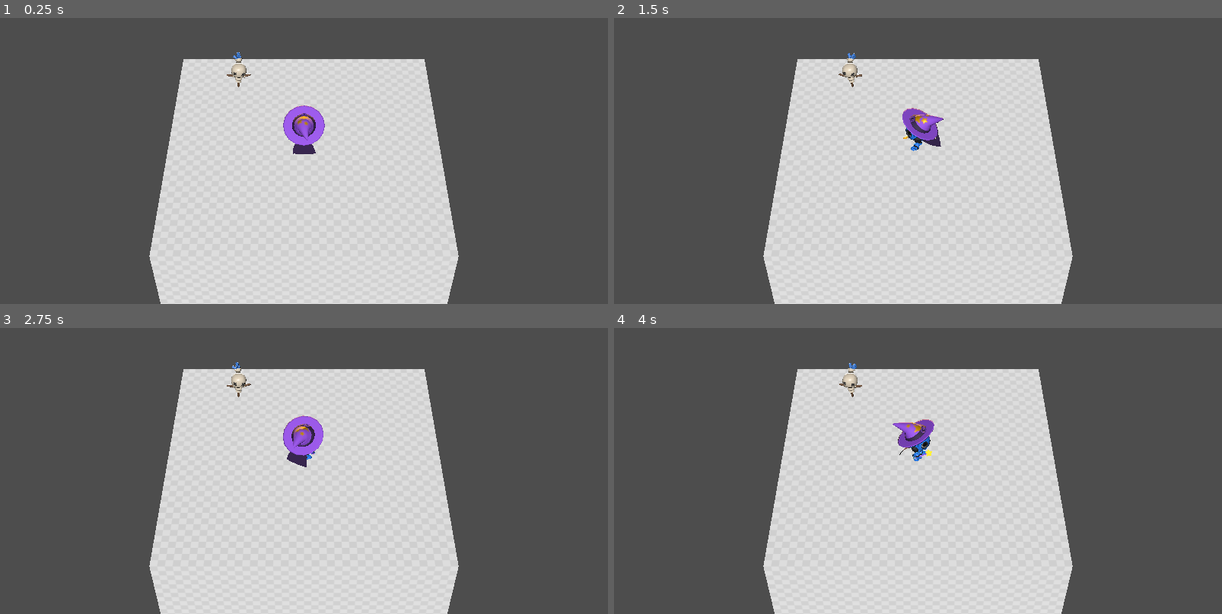
Above: before the commit, frames 1-4 (two rows, left to right).
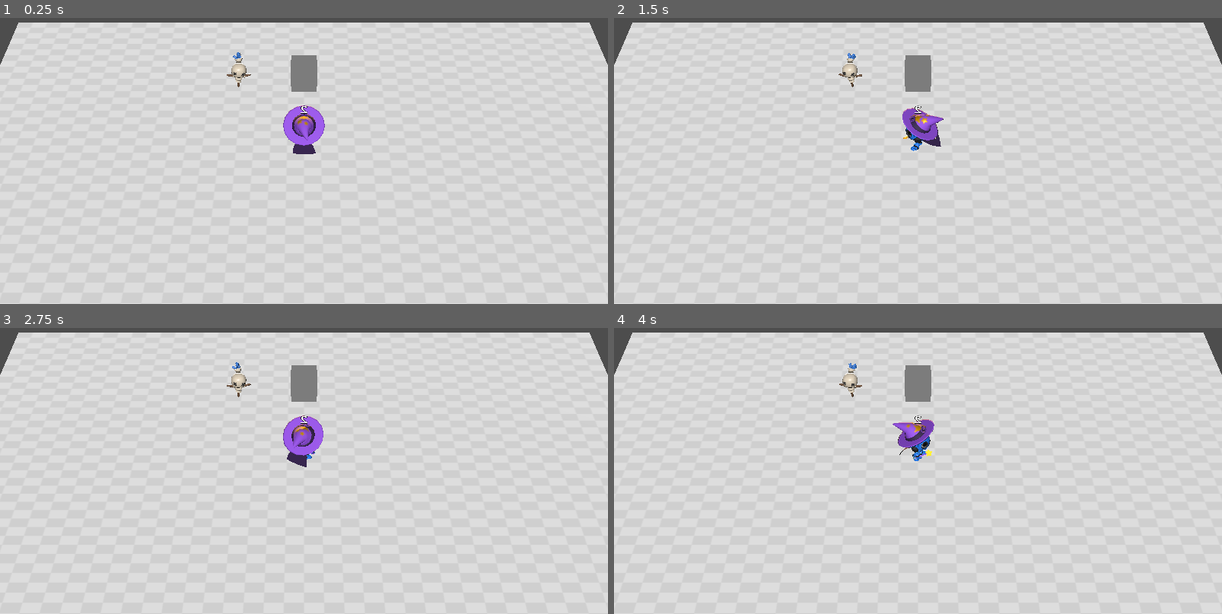
Above: after the commit, the same moments.

Repository: Natwm/Godot_project_Action_zelda
Game: Godot game, scene res://scenes/Game/game.tscn
Two runs of this game, one before a commit and one after it. Both use one fixed random seed, a clock stepped at 60 frames per second and the inputs below. The project has no main scene, so this scene is started directly.
Inputs (mouse positions are in pixels of both pictures, inside the frame that each line leads up to):
- Up to frame 1 (0.25 s): no input
- Up to frame 2 (1.5 s): move the mouse to (1051, 115) at 0.52 s; move the mouse to (796, 149) at 1.27 s
- Up to frame 3 (2.75 s): move the mouse to (364, 368) at 2.02 s
- Up to frame 4 (4 s): move the mouse to (887, 511) at 2.77 s; move the mouse to (1100, 493) at 3.52 s

The runs differ from the first frame. In frame 1, 59% of the frame differs, in the area x 0-100%, y 1-100%; in frame 2, 59%; in frame 3, 59%; in frame 4, 59%.

Commit message:
NMezza - [Add] Health Manager

Diff:
--- a/scenes/Dummy/dummy.gd
+++ b/scenes/Dummy/dummy.gd
@@ -3,20 +3,21 @@
 
 @onready var dummy_skin = %DummySkin
 @onready var hurt_box_3d = %HurtBox3D
+@onready var health_manager : Health_Manager = %HealthManager
 
 
 func _ready() -> void:
 	hurt_box_3d.took_hit.connect(_on_hurt_box_took_hit)
+	health_manager.Character_is_dead.connect(death)
+
 
 func _on_hurt_box_took_hit(hitbox : HitBox3D) -> void:
-	dummy_skin.play_damage_animation()
-	pass
-
-func take_damage():
-	pass
-
-func is_dead():
+	dummy_skin.play_hit_animation()
+	health_manager.take_damage()
 	pass
 
 func death():
+	print ("death")
+	dummy_skin.play_death_animation()
+	#queue_free()
 	pass
--- a/scenes/Dummy/dummy.tscn
+++ b/scenes/Dummy/dummy.tscn
@@ -1,8 +1,9 @@
-[gd_scene load_steps=5 format=3 uid="uid://bc5xsl0pnqvjh"]
+[gd_scene load_steps=6 format=3 uid="uid://bc5xsl0pnqvjh"]
 
 [ext_resource type="Script" path="res://scenes/Dummy/dummy.gd" id="1_lmta1"]
 [ext_resource type="PackedScene" uid="uid://ddjouhm76gjbx" path="res://assets/skins/dummy/dummy_skin_3d.tscn" id="1_qgcmq"]
 [ext_resource type="Script" path="res://scenes/Hit_Hurt_Box/HurtBox3D.gd" id="2_j6ykn"]
+[ext_resource type="PackedScene" uid="uid://dqiin62cguslw" path="res://scenes/healthManager/health_manager.tscn" id="4_csg83"]
 
 [sub_resource type="CylinderShape3D" id="CylinderShape3D_3kvax"]
 height = 1.0
@@ -25,3 +26,7 @@
 [node name="CollisionShape3D" type="CollisionShape3D" parent="HurtBox3D"]
 transform = Transform3D(1, 0, 0, 0, 1, 0, 0, 0, 1, 0, 0.5, 0)
 shape = SubResource("CylinderShape3D_3kvax")
+
+[node name="HealthManager" parent="." instance=ExtResource("4_csg83")]
+unique_name_in_owner = true
+health = -1
--- a/scenes/Game/game.tscn
+++ b/scenes/Game/game.tscn
@@ -1,8 +1,9 @@
-[gd_scene load_steps=6 format=3 uid="uid://bamtpes103kq"]
+[gd_scene load_steps=9 format=3 uid="uid://bamtpes103kq"]
 
 [ext_resource type="Texture2D" uid="uid://brbtohct73mlt" path="res://assets/level/checkboard.png" id="1_23x6y"]
 [ext_resource type="PackedScene" uid="uid://cq80f8whu3em6" path="res://scenes/player/Character.tscn" id="2_tvccw"]
 [ext_resource type="PackedScene" uid="uid://bc5xsl0pnqvjh" path="res://scenes/Dummy/dummy.tscn" id="3_k25t7"]
+[ext_resource type="Script" path="res://scenes/Hit_Hurt_Box/HitBox3D.gd" id="4_oeicd"]
 
 [sub_resource type="StandardMaterial3D" id="StandardMaterial3D_n2udx"]
 albedo_texture = ExtResource("1_23x6y")
@@ -12,10 +13,15 @@
 [sub_resource type="BoxMesh" id="BoxMesh_2rnep"]
 material = SubResource("StandardMaterial3D_n2udx")
 
+[sub_resource type="BoxMesh" id="BoxMesh_0xlmt"]
+
+[sub_resource type="BoxShape3D" id="BoxShape3D_ov6ye"]
+size = Vector3(1.2, 1.2, 2.48879)
+
 [node name="Game" type="Node3D"]
 
 [node name="CSGMesh3D" type="CSGMesh3D" parent="."]
-transform = Transform3D(10, 0, 0, 0, 10, 0, 0, 0, 10, 0, -5.02349, 0)
+transform = Transform3D(25, 0, 0, 0, 10, 0, 0, 0, 15, 0, -5.02349, 0)
 use_collision = true
 mesh = SubResource("BoxMesh_2rnep")
 
@@ -26,3 +32,15 @@
 
 [node name="Dummy" parent="." instance=ExtResource("3_k25t7")]
 transform = Transform3D(1, 0, 0, 0, 1, 0, 0, 0, 1, -2.60932, -0.02349, -3.25751)
+
+[node name="CSGMesh3D2" type="CSGMesh3D" parent="."]
+transform = Transform3D(1, 0, 0, 0, 1, 0, 0, 0, 1, 0, 0.86108, -3.03784)
+use_collision = true
+mesh = SubResource("BoxMesh_0xlmt")
+
+[node name="HitBox3D" type="Area3D" parent="CSGMesh3D2"]
+script = ExtResource("4_oeicd")
+
+[node name="CollisionShape3D" type="CollisionShape3D" parent="CSGMesh3D2/HitBox3D"]
+transform = Transform3D(1, 0, 0, 0, 1, 0, 0, 0, 1, 0, 0, 0.644397)
+shape = SubResource("BoxShape3D_ov6ye")
--- a/scenes/Hit_Hurt_Box/HurtBox3D.gd
+++ b/scenes/Hit_Hurt_Box/HurtBox3D.gd
@@ -18,7 +18,6 @@
 	monitoring = true
 	monitorable = true
 	area_entered.connect(func _on_area_entered(area: Area3D) -> void:
-		print(area.owner.name)
 		if area is HitBox3D:
 			took_hit.emit(area)
 	)
--- /dev/null
+++ b/scenes/healthManager/health_manager.gd
@@ -0,0 +1,28 @@
+extends Node3D
+class_name Health_Manager
+
+### EXPORT ###
+@export var health := 500
+
+### SIGNAL ###
+signal Character_is_dead
+signal Character_is_damaged(value :int)
+
+func take_damage(damage : int = 1):
+	if(is_dead()) :
+		return
+	health -= damage
+	Character_is_damaged.emit(health)
+	if(is_dead()) :
+		death()
+	pass
+
+func is_dead()->bool:
+	return health <= 0
+	pass
+
+func death():
+	print ("death")
+	Character_is_dead.emit()
+	#queue_free()
+	pass
--- /dev/null
+++ b/scenes/healthManager/health_manager.tscn
@@ -0,0 +1,6 @@
+[gd_scene load_steps=2 format=3 uid="uid://dqiin62cguslw"]
+
+[ext_resource type="Script" path="res://scenes/healthManager/health_manager.gd" id="1_joiia"]
+
+[node name="HealthManager" type="Node3D"]
+script = ExtResource("1_joiia")
--- a/scenes/player/Character.tscn
+++ b/scenes/player/Character.tscn
@@ -1,8 +1,10 @@
-[gd_scene load_steps=5 format=3 uid="uid://cq80f8whu3em6"]
+[gd_scene load_steps=7 format=3 uid="uid://cq80f8whu3em6"]
 
 [ext_resource type="PackedScene" uid="uid://cy36aygvs66pn" path="res://assets/skins/gobot/gobot_skin_3d.tscn" id="1_43bpy"]
 [ext_resource type="Script" path="res://scenes/player/Scripts/Character.gd" id="1_61tsl"]
 [ext_resource type="PackedScene" uid="uid://j6craed7uyu7" path="res://scenes/Projectile3D/wand.tscn" id="3_w6vy3"]
+[ext_resource type="Script" path="res://scenes/Hit_Hurt_Box/HurtBox3D.gd" id="4_ncgrk"]
+[ext_resource type="Script" path="res://scenes/healthManager/health_manager.gd" id="5_v1bmp"]
 
 [sub_resource type="CylinderShape3D" id="CylinderShape3D_sl0yr"]
 height = 1.0
@@ -10,6 +12,7 @@
 
 [node name="CharacterBody3D" type="CharacterBody3D"]
 script = ExtResource("1_61tsl")
+max_speed_dash = 12.0
 
 [node name="CollisionShape3D" type="CollisionShape3D" parent="."]
 transform = Transform3D(1, 0, 0, 0, 1, 0, 0, 0, 1, 0, 0.543882, 0)
@@ -28,3 +31,24 @@
 unique_name_in_owner = true
 transform = Transform3D(1, 0, 0, 0, 1, 0, 0, 0, 1, 0, 0, 28)
 fov = 25.0
+
+[node name="HurtBox3D" type="Area3D" parent="."]
+unique_name_in_owner = true
+script = ExtResource("4_ncgrk")
+
+[node name="CollisionShape3D" type="CollisionShape3D" parent="HurtBox3D"]
+transform = Transform3D(1, 0, 0, 0, 1, 0, 0, 0, 1, 0, 0.544, 0)
+shape = SubResource("CylinderShape3D_sl0yr")
+
+[node name="dash_Timer" type="Timer" parent="."]
+wait_time = 0.25
+
+[node name="Label3D" type="Label3D" parent="."]
+transform = Transform3D(-1, 0, -8.74228e-08, 0, 1, 0, 8.74228e-08, 0, -1, 0, 1.85932, 0)
+text = "pomme"
+font_size = 96
+
+[node name="Health_Manager" type="Node3D" parent="."]
+unique_name_in_owner = true
+script = ExtResource("5_v1bmp")
+health = 2
--- a/scenes/player/Scripts/Character.gd
+++ b/scenes/player/Scripts/Character.gd
@@ -6,26 +6,66 @@
 
 ### EXPORT VARIABLE ###
 @export_range(3.0,12.0,0.1) var max_speed : float = 6
+@export_range(3.0,12.0,0.1) var max_speed_dash : float = 6
 @export_range(3.0,12.0,0.1) var steering_factor : float = 20
+@onready var timer = $dash_Timer
+@onready var label_3d = $Label3D
+
 
 ### On Ready ###
 @onready var gobot_skin_3d = %GobotSkin3D
 @onready var camera_3d = %Camera3D
+@onready var hurt_box_3d :HurtBox3D= %HurtBox3D
+@onready var health_manager = %Health_Manager
 
 ### VAR ###
 var _world_plane := Plane(Vector3.UP)
+var is_dashing : bool = false
+var dash_direction : Vector3 = Vector3.ZERO
 
+func _ready():
+	hurt_box_3d.took_hit.connect(player_get_damage)
+	timer.timeout.connect(func () :
+			hurt_box_3d.monitorable = true
+			hurt_box_3d.monitoring = true
+			is_dashing = false
+			dash_direction = Vector3.ZERO
+			)
+	health_manager.Character_is_damaged.connect(func(value): $Label3D.text = str(value) )
+	health_manager.Character_is_dead.connect(func():queue_free() )
+	$Label3D.text = str(health_manager.health)
+	pass
 
 func _physics_process(delta):
 	_world_plane.d = global_position.y
 	deplacement_character(delta)
 	rotation_character_with_mouse()
 	move_and_slide()
+
+	if(Input.is_action_just_pressed("Dash")):
+		if(hurt_box_3d.monitorable) :
+			hurt_box_3d.monitorable = false
+			hurt_box_3d.monitoring = false
+			is_dashing = true
+			timer.start()
+		else :
+			hurt_box_3d.monitorable = true
+			hurt_box_3d.monitoring = true
+			is_dashing = false
+
+
 	pass
 
+
+
 func deplacement_character(delta:float)-> void :
+
 	var input_direction  = Input.get_vector("move_left", "move_right", "move_up", "move_down")
-	var direction : Vector3 = Vector3(input_direction.x,0.0, input_direction.y)
+	var direction : Vector3
+	if(dash_direction == Vector3.ZERO):
+		direction  = Vector3(input_direction.x,0.0, input_direction.y)
+	else :
+		direction = dash_direction
 
 	if(input_direction != Vector2.ZERO):
 		var target_angle := Vector3.FORWARD.angle_to(direction)
@@ -33,7 +73,13 @@
 			target_angle *= -sign(direction.x)
 		gobot_skin_3d.hips_rotation = target_angle - gobot_skin_3d.rotation.y
 
-	var desired_ground_velocity := max_speed * direction
+	var desired_ground_velocity : Vector3
+	if(not is_dashing):
+		desired_ground_velocity = max_speed * direction
+	else :
+		desired_ground_velocity = max_speed_dash * direction
+		dash_direction = direction
+
 	var steering_vector := desired_ground_velocity - velocity
 	steering_vector.y = 0.0
 
@@ -64,3 +110,7 @@
 		gobot_skin_3d.fall()
 		pass
 	pass
+
+func player_get_damage(hit:HitBox3D):
+	health_manager.take_damage()
+	pass
